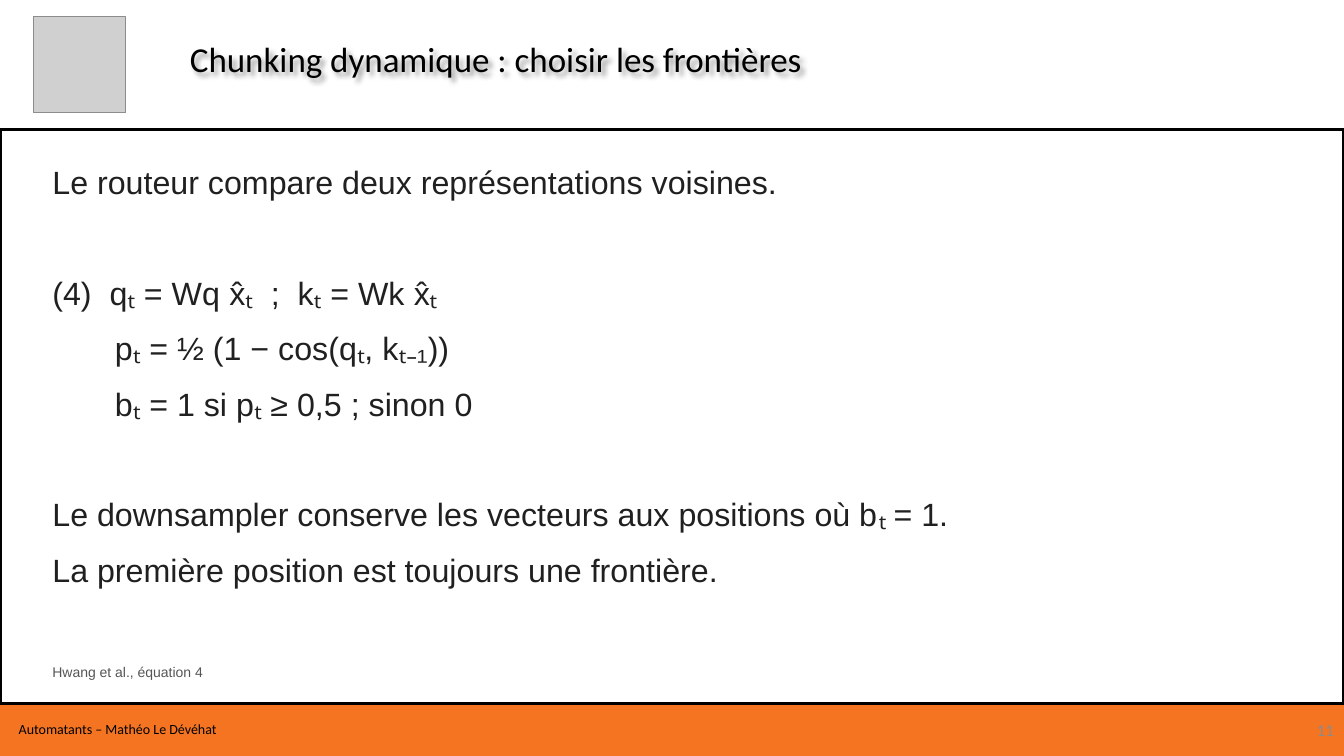
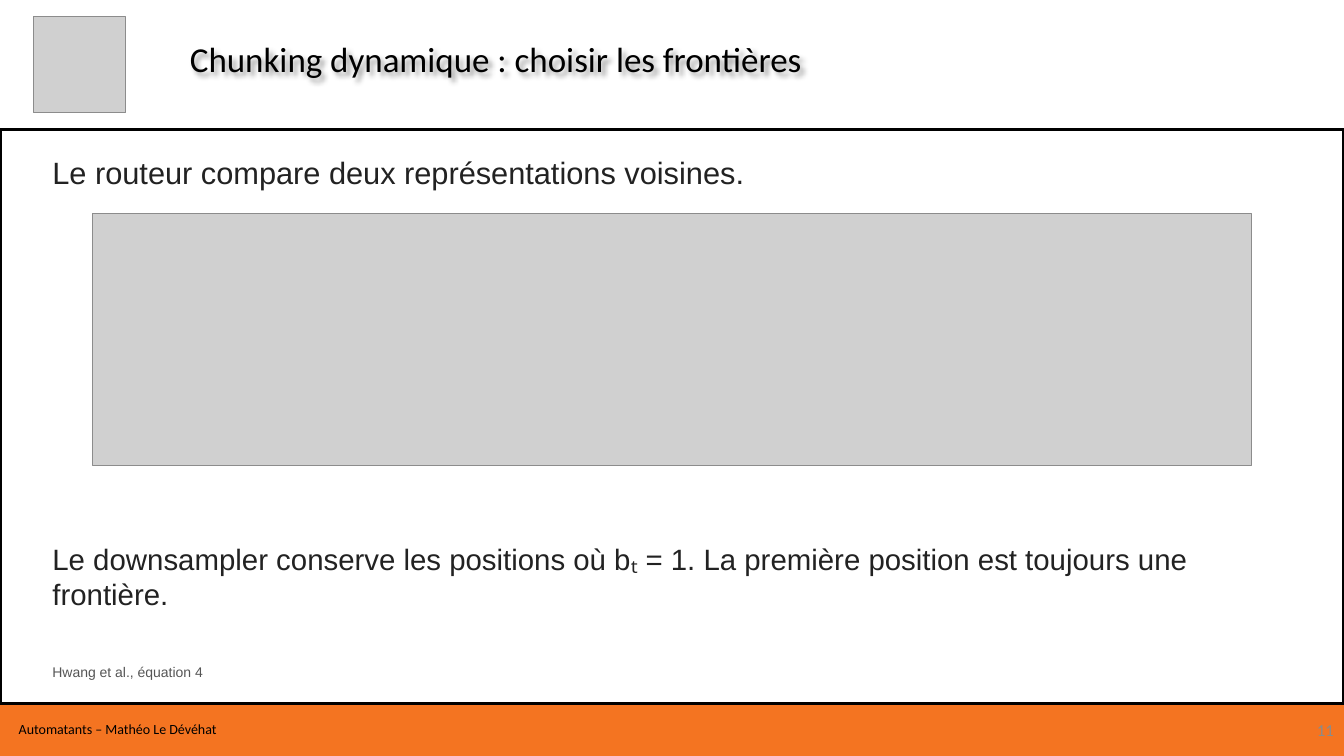
Before and after one commit to Flydexo/research, a slide deck: slide 11 of formation-hnet/Formation H-Net.pptx. Drawn at 1344x756 pixels with LibreOffice and Linux fonts; fonts in the diff are those of the drawing; grey boxes stand for pictures. Boxes give left, top, right and bottom in pixels: in the first picture for what was removed or moved away, otherwise in the second. Text is boxed around its words. In the diff, an @@ line names an element or a change of style, - is before the commit and + after.

```diff
--- a/formation-hnet/Formation H-Net.pptx
+++ b/formation-hnet/Formation H-Net.pptx
@@ text removed at [52,170,948,588] @@
-Le routeur compare deux représentations voisines.
-(4) qₜ = Wq x̂ₜ ; kₜ = Wk x̂ₜ
-pₜ = ½ (1 − cos(qₜ, kₜ₋₁))
-bₜ = 1 si pₜ ≥ 0,5 ; sinon 0
-Le downsampler conserve les vecteurs aux positions où bₜ = 1.
-La première position est toujours une frontière.
@@ text added at [52,161,744,189], 22 pt, text #222222 @@
+Le routeur compare deux représentations voisines.
@@ picture added at [93,214,1252,466] @@
@@ text added at [52,548,1187,606], 21 pt, text #222222 @@
+Le downsampler conserve les positions où bₜ = 1. La première position est toujours une frontière.
```
Also in this commit, not shown: 6 other slides changed, 1 other file.
